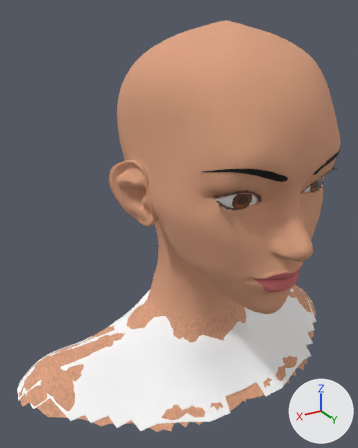
The Blender file art/female_face_keys.blend as it was, and as the next commit left it.
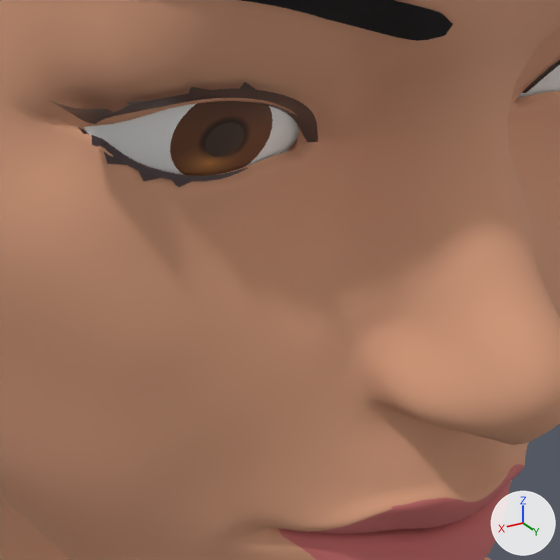
Each version appears first whole from a 50 mm camera at (0.2189, 0.3378, 1.7077) aimed at (0.03, 0.0229, 1.5502), and next in a close-up on the part from 55% to 86% of the width and 39% to 64% of the height. The lights are fixed; the arrows at lower right show +X, +Y and +Z. The first two pictures are the older version. Both versions are drawn at full value of the shape key 'Blink' of 'Lash_L'; the numbers are the values there.

In view in the first close-up: 'Brows', 'Eye_L', 'Face', 'Lash_L' and 2 more.
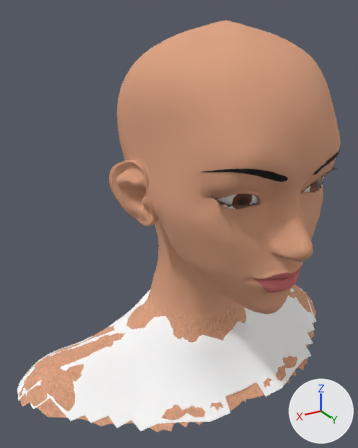
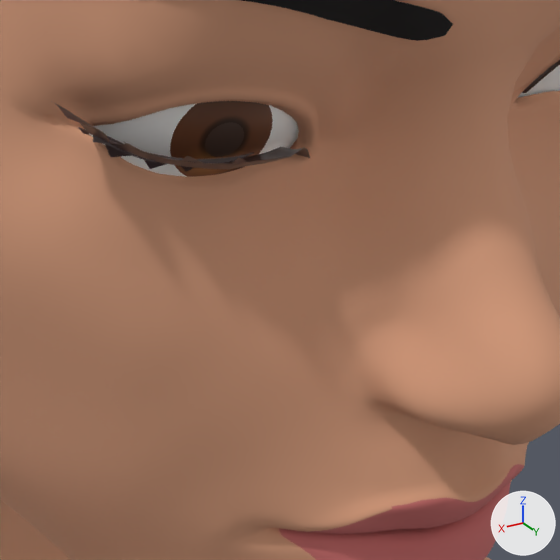
Boxes [x1, y1, x2, y2] around the edits, measured in the close-ups (560 x 560 px; the box of a moved part takes in the faces that stretch with it):
'Lash_L', reshaped (33% shorter)
    before: [51, 82, 318, 188]
    after: [51, 101, 310, 172]
part 1 of me_lash_l, moved or reshaped
    before: [92, 135, 248, 181]
    after: [93, 135, 254, 163]
part 2 of me_lash_l, moved or reshaped
    before: [56, 82, 318, 188]
    after: [56, 104, 310, 172]

What changed in the scene script:
```text
Change me_lash_l:
    used by ob_lash_l; location = (0.0, 0.0, 0.0)
    remove me_lash_l.from_pydata(...)  # 264 vertices, 189 faces; spans x 0.018..0.0544, y 0.0953..0.1121, z 1.5906..1.6068
    add me_lash_l.from_pydata(...)  # 264 vertices, 189 faces; spans x 0.018..0.0544, y 0.0953..0.1117, z 1.5912..1.6039
    me_lash_l part 1: the loose piece of 32 vertices spanning x 0.0284..0.0466, y 0.0969..0.1057, z 1.591..1.5973 is multiplied about its middle by the matrix ((1.0, 0.0, 0.0), (0.168, 1.445, -0.024), (0.341, 1.027, 1.139)), then moved by (0.0, 0.0007, 0.0014)
    me_lash_l part 2: 209 of 264 vertices moved; they spanned x 0.018..0.0544, y 0.0965..0.1121, z 1.5906..1.6068 and now span x 0.018..0.0544, y 0.0967..0.1117, z 1.5912..1.6038; mean shift (0.0, -0.0002, -0.0028); largest move (0.035, 0.1112, 1.6057) -> (0.035, 0.1104, 1.5956)
```
